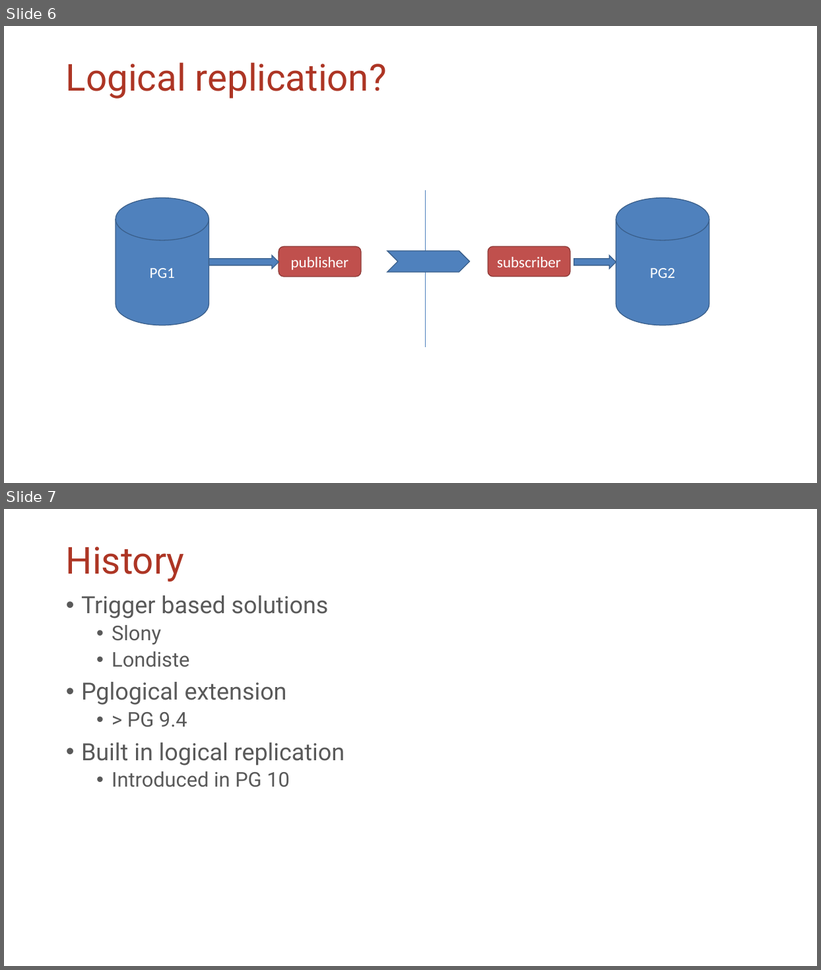
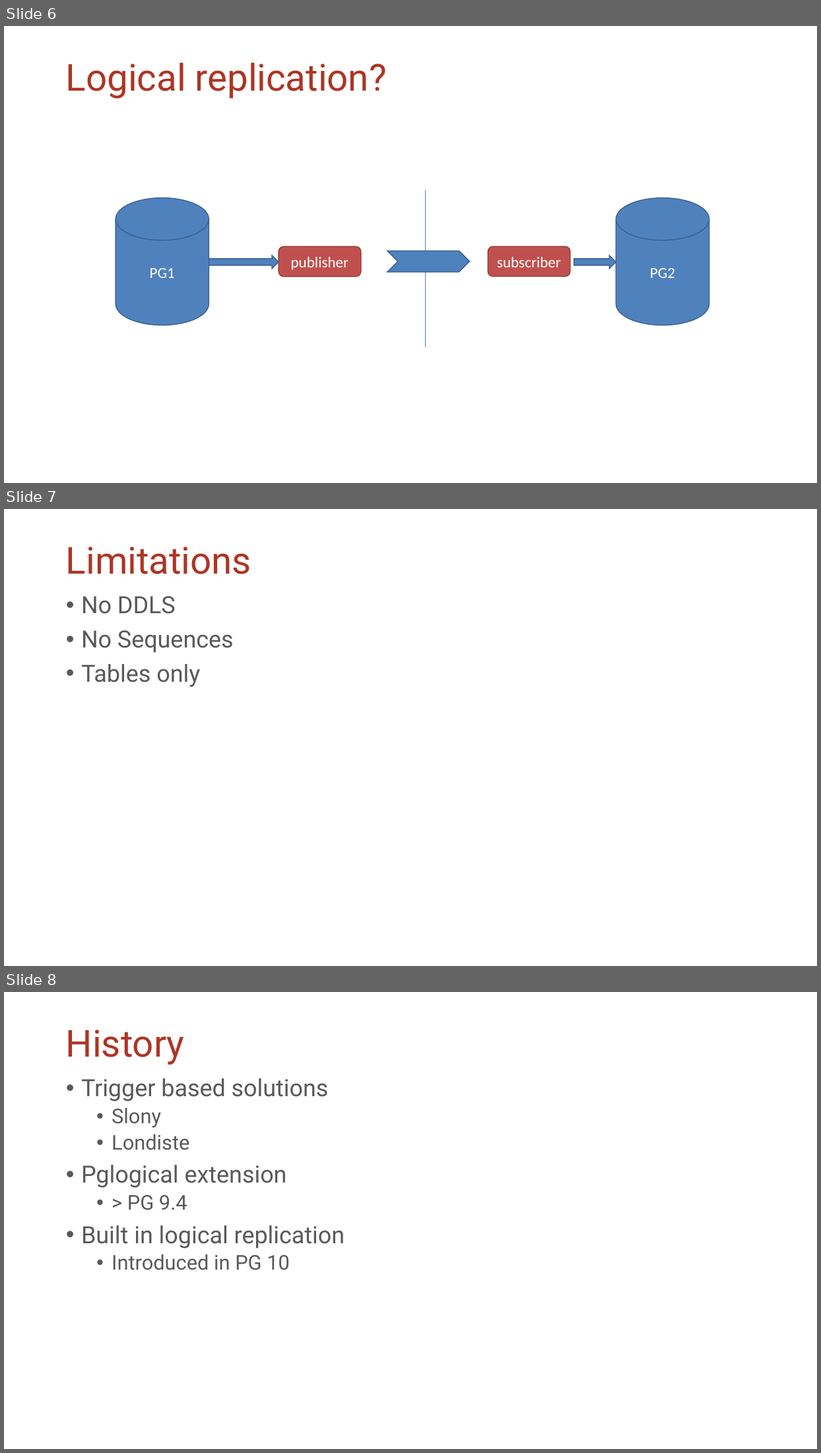
Before and after one commit to thijslemmens/pg-logical-replication-presentation, a slide deck: downtimeless_pg_upgrading.pptx. Shown one above the other, each under a label of ours: slides 6 and 7 before the commit, slides 6, 7 and 8 after it. The pictures are 821x970 and 821x1453 pixels, drawn with LibreOffice and Linux fonts; fonts in the diff are those of the drawing; background and template pictures are left out. Boxes give left, top, right and bottom in pixels: in the first picture for what was removed or moved away, otherwise in the second. Text is boxed around its words. In the diff, an @@ line names an element or a change of style, - is before the commit and + after.

```diff
--- a/downtimeless_pg_upgrading.pptx
+++ b/downtimeless_pg_upgrading.pptx
@@ slide 7 added at (x1=4, y1=509, x2=817, y2=966), background #FFFFFF @@
@@ title added at (x1=66, y1=547, x2=252, y2=574), 44 pt, text #AD3524 @@
+Limitations
@@ text added at (x1=81, y1=596, x2=234, y2=687), 28 pt, text #595959 @@
+• No DDLS
+• No Sequences
+• Tables only
@@ what was slide 7 is now slide 8 @@
```
Also in this commit, not shown: 1 slide changed, 3 other files.
